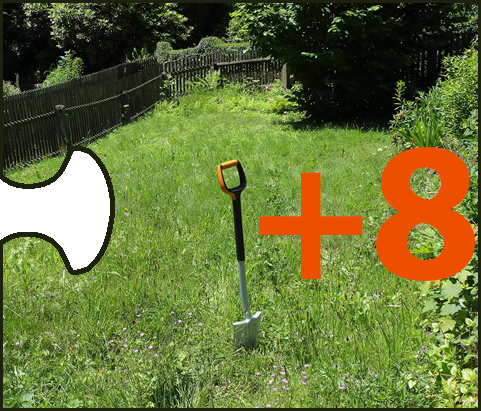
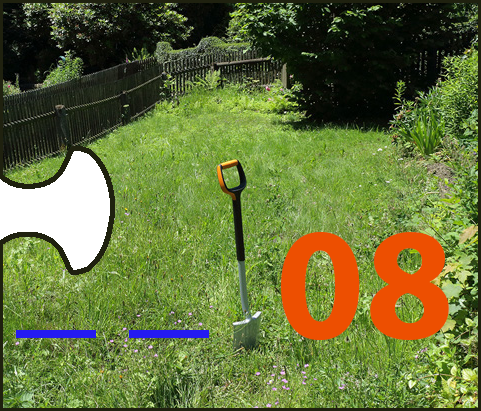
Comparing the layer stacks of the two 481px x 411px images. Changes:
added layer "_ _" above "08" over [16, 330, 209, 338]
renamed "+8" to "08", painted on it over [259, 147, 475, 341]
